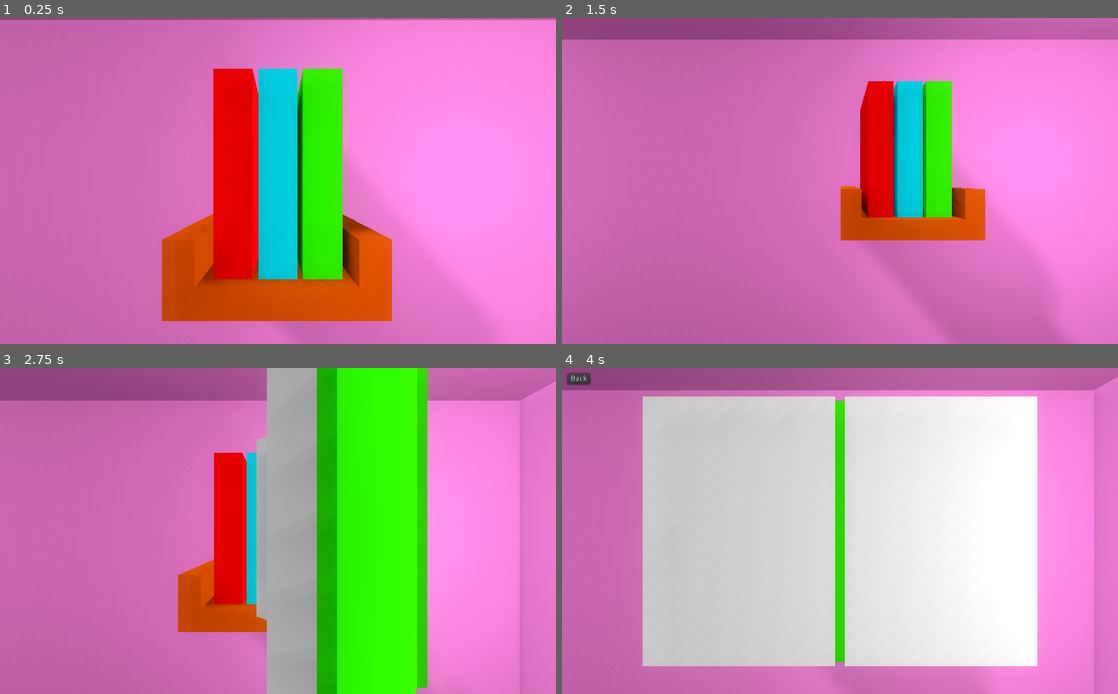
Above: before the commit, frames 1-4 (two rows, left to right).
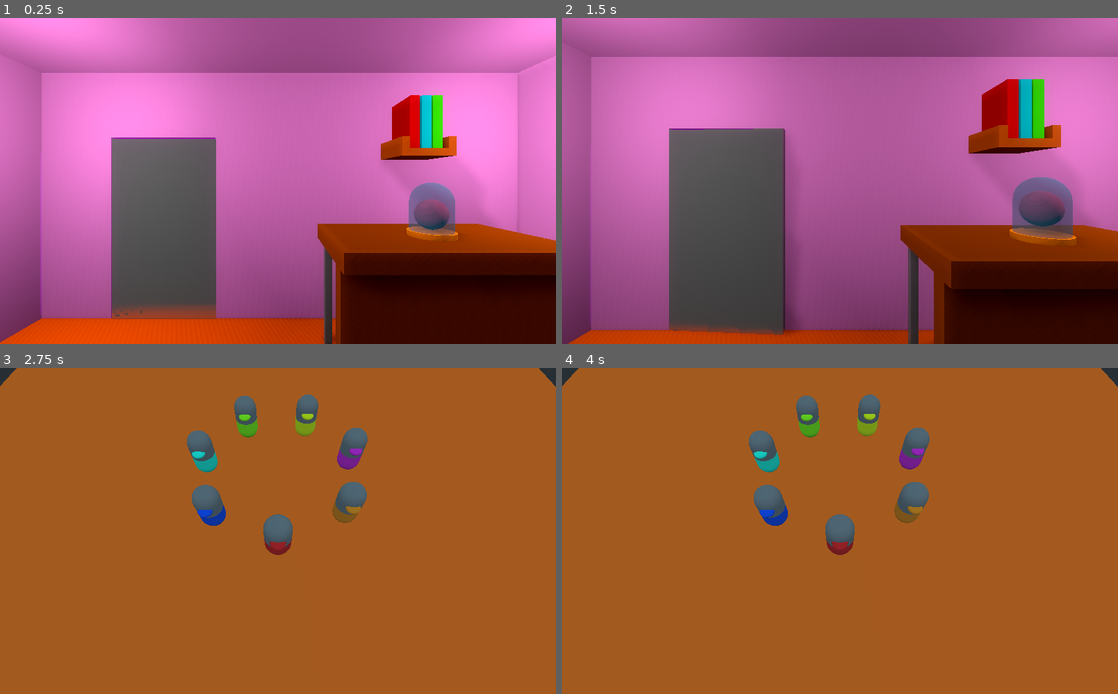
Above: after the commit, the same moments.

Repository: pedrotrschneider/mind-switches
Game: Godot game, scene res://scenes/app/app.tscn
Same seed, same stepped clock (60 frames per second), same inputs: the game is played once before the commit and once after it.
Inputs (mouse positions are in pixels of both pictures, inside the frame that each line leads up to):
- Up to frame 1 (0.25 s): no input
- Up to frame 2 (1.5 s): move the mouse to (962, 164) at 0.52 s; click (962, 164) at 0.67 s; move the mouse to (728, 197) at 1.27 s; click (728, 197) at 1.42 s
- Up to frame 3 (2.75 s): move the mouse to (333, 459) at 2.02 s; click (333, 459) at 2.17 s
- Up to frame 4 (4 s): move the mouse to (812, 596) at 2.77 s; click (812, 596) at 2.92 s; tap Enter at 3.5 s; move the mouse to (1006, 579) at 3.52 s; click (1006, 579) at 3.67 s

The runs differ from the first frame. In frame 1, 82% of the frame differs, in the area x 0-100%, y 0-100%; in frame 2, 86%; in frame 3, 100%; in frame 4, 100%.

Commit message:
✨ Implement level feature - Add indication of selected body - Add level serialization

Diff:
--- a/project.godot
+++ b/project.godot
@@ -10,11 +10,17 @@
 
 _global_script_classes=[ {
 "base": "Resource",
+"class": "LevelData",
+"language": "GDScript",
+"path": "res://resources/level_data/level_data.gd"
+}, {
+"base": "Resource",
 "class": "RuntimeData",
 "language": "GDScript",
 "path": "res://resources/runtime_data/runtime_data.gd"
 } ]
 _global_script_class_icons={
+"LevelData": "",
 "RuntimeData": ""
 }
 
--- /dev/null
+++ b/resources/level_data/level_data.gd
@@ -0,0 +1,7 @@
+extends Resource
+
+class_name LevelData
+
+export(Enums.LevelType) var level_type;
+export(int) var num_bodies;
+export(Array, Color) var colors;
--- /dev/null
+++ b/resources/level_data/test_level.tres
@@ -0,0 +1,9 @@
+[gd_resource type="Resource" load_steps=2 format=2]
+
+[ext_resource path="res://resources/level_data/level_data.gd" type="Script" id=1]
+
+[resource]
+script = ExtResource( 1 )
+level_type = 1
+num_bodies = 7
+colors = [ Color( 0.890196, 0.129412, 0.129412, 1 ), Color( 0.027451, 0.305882, 0.87451, 1 ), Color( 0.105882, 0.94902, 0.807843, 1 ), Color( 0.572549, 0.964706, 0.0823529, 1 ), Color( 0.917647, 0.937255, 0.0509804, 1 ), Color( 0.886275, 0.156863, 0.776471, 1 ), Color( 0.952941, 0.52549, 0.0784314, 1 ), Color( 0, 0, 0, 1 ), Color( 1, 1, 1, 1 ) ]
--- a/scenes/app/app.tscn
+++ b/scenes/app/app.tscn
@@ -21,8 +21,7 @@
 "values": [ Color( 0, 0, 0, 1 ), Color( 0, 0, 0, 0 ) ]
 }
 
-[sub_resource type="Animation" id=1]
-resource_name = "FadeOut"
+[sub_resource type="Animation" id=2]
 tracks/0/type = "value"
 tracks/0/path = NodePath("CanvasLayer/Fade:color")
 tracks/0/interp = 1
@@ -101,8 +100,8 @@
 }
 
 [node name="AnimationPlayer" type="AnimationPlayer" parent="."]
-anims/FadeIn = SubResource( 2 )
-anims/FadeOut = SubResource( 1 )
+anims/FadeIn = SubResource( 1 )
+anims/FadeOut = SubResource( 2 )
 [connection signal="pressed" from="CanvasLayer/BackButton" to="CanvasLayer/BackButton" method="_on_BackButton_pressed"]
 [connection signal="pressed" from="CanvasLayer/ConfirmButton" to="CanvasLayer/ConfirmButton" method="_on_ConfirmButton_pressed"]
 [connection signal="pressed" from="CanvasLayer/FinishSwitches" to="CanvasLayer/FinishSwitches" method="_on_FinishSwitches_pressed"]
--- a/scenes/game_scenes/body/body.gd
+++ b/scenes/game_scenes/body/body.gd
@@ -1,11 +1,21 @@
 extends Spatial
+
+var _garbage;
 
 export(NodePath) onready var _mind_mesh = get_node(_mind_mesh) as MeshInstance;
 export(NodePath) onready var _body_mesh = get_node(_body_mesh) as CSGMesh;
+export(NodePath) onready var _spot_light = get_node(_spot_light) as SpotLight;
 
-var index;
+var index: int;
 var mind_color: Color = Color.black setget _set_mind_color;
 var body_color: Color = Color.black setget _set_body_color;
+var _selected: bool = false;
+
+func _ready() -> void:
+	_garbage = GameEvents.connect("confirm_button_pressed", self, "_on_button_pressed");
+	_garbage = GameEvents.connect("finish_switches_button_pressed", self, "_on_button_pressed");
+	_garbage = GameEvents.connect("reset_minds_button_pressed", self, "_on_button_pressed");
+	_garbage = GameEvents.connect("rejected_switch", self, "_on_rejected_switch");
 
 
 func _set_mind_color(value: Color) -> void:
@@ -26,3 +36,14 @@
 	if(event is InputEventMouseButton):
 		if(event.button_index == BUTTON_LEFT && event.pressed):
 			GameEvents.emit_body_selected_signal(index);
+			_selected = !_selected;
+			_spot_light.visible = _selected;
+
+func _on_button_pressed() -> void:
+	yield(get_tree().create_timer(0.5), "timeout");
+	_spot_light.hide();
+	_selected = false;
+	_spot_light.light_color = Color.white;
+
+func _on_rejected_switch() -> void:
+	_spot_light.light_color = Color.red;
--- a/scenes/game_scenes/body/body.tscn
+++ b/scenes/game_scenes/body/body.tscn
@@ -23,6 +23,7 @@
 script = ExtResource( 1 )
 _mind_mesh = NodePath("Mind")
 _body_mesh = NodePath("UpperBody/LowerBody")
+_spot_light = NodePath("SpotLight")
 
 [node name="UpperBody" type="CSGMesh" parent="."]
 transform = Transform( 1, 0, 0, 0, -0.000244423, 1, 0, -1, -0.000244423, 0, 1.50339, 0 )
@@ -51,4 +52,11 @@
 [node name="CollisionShape" type="CollisionShape" parent="Area"]
 transform = Transform( 1, 0, 0, 0, -1.62921e-07, -1, 0, 1, -1.62921e-07, 0, 1.39964, 0 )
 shape = SubResource( 4 )
+
+[node name="SpotLight" type="SpotLight" parent="."]
+transform = Transform( 1, 0, 0, 0, -1.62921e-07, 1, 0, -1, -1.62921e-07, 0, 4.49747, 0 )
+visible = false
+light_energy = 4.0
+spot_range = 6.07377
+spot_angle = 31.9786
 [connection signal="input_event" from="Area" to="." method="_on_Area_input_event"]
--- a/scenes/game_scenes/level/level.gd
+++ b/scenes/game_scenes/level/level.gd
@@ -2,10 +2,16 @@
 
 var _garbage;
 
-export var _colors = [];
 export(Resource) onready var _runtime_data = _runtime_data as RuntimeData;
+export(Resource) onready var _level_data = _level_data as LevelData;
+export(NodePath) onready var _center_position = get_node(_center_position) as Position3D;
+export(NodePath) onready var _extra1_position = get_node(_extra1_position) as Position3D;
+export(NodePath) onready var _extra2_position = get_node(_extra2_position) as Position3D;
 
+
+onready var _body_scene_res: Resource = preload("res://scenes/game_scenes/body/body.tscn");
 var _num_bodies: int;
+var _colors = [];
 var _bodies = [];
 var _minds = [];
 var _switches_buffer = [];
@@ -21,20 +27,51 @@
 	_garbage = GameEvents.connect("finish_switches_button_pressed", self, "_on_finish_switches_button_pressed");
 	_garbage = GameEvents.connect("reset_minds_button_pressed", self, "_on_reset_minds_button_pressed");
 
-	_num_bodies = _colors.size();
-	_bodies.resize(_num_bodies);
-	_minds.resize(_num_bodies);
+	_num_bodies = _level_data.num_bodies;
+	_colors = _level_data.colors;
 
-	var bodies = get_tree().get_nodes_in_group("Body");
-	var i: int = 0;
-	for body in bodies:
-		body.index = i;
-		body.mind_color = _colors[i];
-		body.body_color = _colors[i];
+	_bodies.resize(_num_bodies + 2);
+	_minds.resize(_num_bodies + 2);
 
-		_bodies[i] = i;
-		_minds[i] = i;
-		i += 1;
+	var r: float = 5;
+	var sep: float = 360 / _num_bodies;
+	var a: float = 0;
+	for b in _num_bodies:
+		var posX: float = _center_position.global_transform.origin.x + r * cos(deg2rad(a));
+		var posZ: float = _center_position.global_transform.origin.z + r * sin(deg2rad(a));
+
+		var body_instance = _body_scene_res.instance();
+		self.add_child(body_instance);
+		body_instance.global_transform.origin = Vector3(posX, 0, posZ);
+		body_instance.index = b;
+		body_instance.mind_color = _colors[b];
+		body_instance.body_color = _colors[b];
+#		body_instance.look_at(_center_position.global_transform.origin, Vector3.UP);
+
+		_bodies[b] = b;
+		_minds[b] = b;
+
+		a += sep;
+
+	var body_instance = _body_scene_res.instance();
+	self.add_child(body_instance);
+	body_instance.global_transform.origin = _extra1_position.global_transform.origin;
+	body_instance.index = _num_bodies;
+	body_instance.mind_color = _colors[_num_bodies];
+	body_instance.body_color = _colors[_num_bodies];
+	body_instance.hide();
+	_bodies[_num_bodies] = _num_bodies;
+	_minds[_num_bodies] = _num_bodies;
+
+	body_instance = _body_scene_res.instance();
+	self.add_child(body_instance);
+	body_instance.global_transform.origin = _extra2_position.global_transform.origin;
+	body_instance.index = _num_bodies + 1;
+	body_instance.mind_color = _colors[_num_bodies + 1];
+	body_instance.body_color = _colors[_num_bodies + 1];
+	body_instance.hide();
+	_bodies[_num_bodies + 1] = _num_bodies + 1;
+	_minds[_num_bodies + 1] = _num_bodies + 1;
 
 
 func _on_body_selected(index) -> void:
@@ -63,6 +100,7 @@
 func _on_finish_switches_button_pressed() -> void:
 	if(_runtime_data.current_gameplay_state == Enums.GameplayStates.LEVEL\
 		&& _runtime_data.current_level_state == Enums.LevelStates.SELECTING):
+			_selected_bodies.clear();
 			GameEvents.emit_hide_finish_switches_button_signal();
 			GameEvents.emit_show_reset_minds_button_signal();
 			_minds_solving_init_config = _minds.duplicate();
@@ -73,6 +111,7 @@
 
 
 func _on_reset_minds_button_pressed() -> void:
+	_selected_bodies.clear();
 	print(_minds_solving_init_config);
 	var bodies = get_tree().get_nodes_in_group("Body");
 	var i: int = 0;
@@ -108,6 +147,7 @@
 		print(_switches_buffer);
 	else:
 		print("troca rejeitada");
+		GameEvents.emit_rejected_switch_signal();
 
 	_selected_bodies.clear();
 	_runtime_data.current_level_state = Enums.LevelStates.SELECTING;
--- a/scenes/game_scenes/level/level.tscn
+++ b/scenes/game_scenes/level/level.tscn
@@ -1,53 +1,35 @@
 [gd_scene load_steps=6 format=2]
 
-[ext_resource path="res://scenes/game_scenes/body/body.tscn" type="PackedScene" id=1]
 [ext_resource path="res://scenes/game_scenes/level/level.gd" type="Script" id=2]
 [ext_resource path="res://resources/runtime_data/runtime_data.tres" type="Resource" id=3]
+[ext_resource path="res://resources/level_data/test_level.tres" type="Resource" id=4]
 
 [sub_resource type="PlaneMesh" id=1]
-size = Vector2( 20, 20 )
+size = Vector2( 30, 50 )
 
 [sub_resource type="SpatialMaterial" id=2]
 albedo_color = Color( 1, 0.427451, 0.0823529, 1 )
 
 [node name="Level" type="Spatial"]
 script = ExtResource( 2 )
-_colors = [ Color( 0.705882, 0.172549, 0.172549, 1 ), Color( 0.113725, 0.309804, 0.776471, 1 ), Color( 0.917647, 0.976471, 0.0509804, 1 ), Color( 0.933333, 0.294118, 0.752941, 1 ), Color( 0.27451, 0.905882, 0.0784314, 1 ), Color( 0.0784314, 0.945098, 0.94902, 1 ), Color( 0.823529, 0.482353, 0.109804, 1 ), Color( 1, 1, 1, 1 ), Color( 0, 0, 0, 1 ) ]
 _runtime_data = ExtResource( 3 )
+_level_data = ExtResource( 4 )
+_center_position = NodePath("CenterPosition")
+_extra1_position = NodePath("Extra1")
+_extra2_position = NodePath("Extra2")
 
 [node name="MeshInstance" type="MeshInstance" parent="."]
 transform = Transform( 1, 0, 0, 0, 1, 0, 0, 0, 1, -0.0299072, -4.76837e-07, 0.0301163 )
 mesh = SubResource( 1 )
 material/0 = SubResource( 2 )
 
-[node name="Body" parent="." instance=ExtResource( 1 )]
-transform = Transform( 1, 0, 0, 0, 1, 0, 0, 0, 1, -1.349, 0, 3.839 )
+[node name="Camera" type="Camera" parent="."]
+transform = Transform( -7.47036e-08, -0.888681, 0.458526, -1.44785e-07, 0.458526, 0.888681, -1, 9.9476e-14, -1.62921e-07, 10.4712, 12.6534, 0 )
 
-[node name="Body2" parent="." instance=ExtResource( 1 )]
-transform = Transform( 1, 0, 0, 0, 1, 0, 0, 0, 1, 2.933, 0, 0.652214 )
+[node name="CenterPosition" type="Position3D" parent="."]
 
-[node name="Body3" parent="." instance=ExtResource( 1 )]
-transform = Transform( 1, 0, 0, 0, 1, 0, 0, 0, 1, 2.05564, -9.53674e-07, -3.10629 )
+[node name="Extra1" type="Position3D" parent="."]
+transform = Transform( 1, 0, 0, 0, 1, 0, 0, 0, 1, 8.02761, 0, 5.99617 )
 
-[node name="Body4" parent="." instance=ExtResource( 1 )]
-transform = Transform( 1, 0, 0, 0, 1, 0, 0, 0, 1, -2.37294, -9.53674e-07, -1.41127 )
-
-[node name="Body5" parent="." instance=ExtResource( 1 )]
-transform = Transform( 1, 0, 0, 0, 1, 0, 0, 0, 1, 4.21594, -1.90735e-06, 4.55229 )
-
-[node name="Body6" parent="." instance=ExtResource( 1 )]
-transform = Transform( 1, 0, 0, 0, 1, 0, 0, 0, 1, 6.26848, -9.53674e-07, -3.3813 )
-
-[node name="Body7" parent="." instance=ExtResource( 1 )]
-transform = Transform( 1, 0, 0, 0, 1, 0, 0, 0, 1, -2.97532, -9.53674e-07, -6.67676 )
-
-[node name="Body8" parent="." instance=ExtResource( 1 )]
-transform = Transform( 1, 0, 0, 0, 1, 0, 0, 0, 1, 7.07043, -1.90735e-06, 1.27709 )
-visible = false
-
-[node name="Body9" parent="." instance=ExtResource( 1 )]
-transform = Transform( 1, 0, 0, 0, 1, 0, 0, 0, 1, 6.97204, -1.90735e-06, -0.777305 )
-visible = false
-
-[node name="Camera" type="Camera" parent="."]
-transform = Transform( -1.51757e-07, -0.363804, 0.931476, -5.92712e-08, 0.931476, 0.363804, -1, 0, -1.62921e-07, 10.4644, 3.97503, -0.440625 )
+[node name="Extra2" type="Position3D" parent="."]
+transform = Transform( 1, 0, 0, 0, 1, 0, 0, 0, 1, 8.028, 0, -5.996 )
--- a/scenes/main_menu_scenes/main_menu/main_menu.tscn
+++ b/scenes/main_menu_scenes/main_menu/main_menu.tscn
@@ -151,7 +151,7 @@
 anims/OscilatingLight = SubResource( 1 )
 
 [node name="Camera" type="Camera" parent="."]
-transform = Transform( -4.37114e-08, 0, 1, 0, 1, 0, -1, 0, -4.37114e-08, 6.551, 18.85, -12.57 )
+transform = Transform( -4.37114e-08, 0, 1, 0, 1, 0, -1, 0, -4.37114e-08, 21.3, 14, 0 )
 
 [node name="AnimationPlayer" type="AnimationPlayer" parent="."]
 anims/BookSelected = SubResource( 2 )
--- a/singletons/enums.gd
+++ b/singletons/enums.gd
@@ -18,3 +18,8 @@
 	SWITCHING,
 	SOLVING
 }
+
+enum LevelType {
+	LEVEL,
+	SANDBOX
+}
--- a/singletons/game_events.gd
+++ b/singletons/game_events.gd
@@ -37,6 +37,8 @@
 # GAME SIGNALS
 #------------------------------------
 signal body_selected(index);
+
+signal rejected_switch;
 
 #------------------------------------
 # GLOBAL EMITTERS
@@ -117,3 +119,7 @@
 #------------------------------------
 func emit_body_selected_signal(index: int) -> void:
 	emit_signal("body_selected", index);
+
+
+func emit_rejected_switch_signal() -> void:
+	emit_signal("rejected_switch");
Not shown: 1 places in scenes/app/app.tscn that only renumber resources
